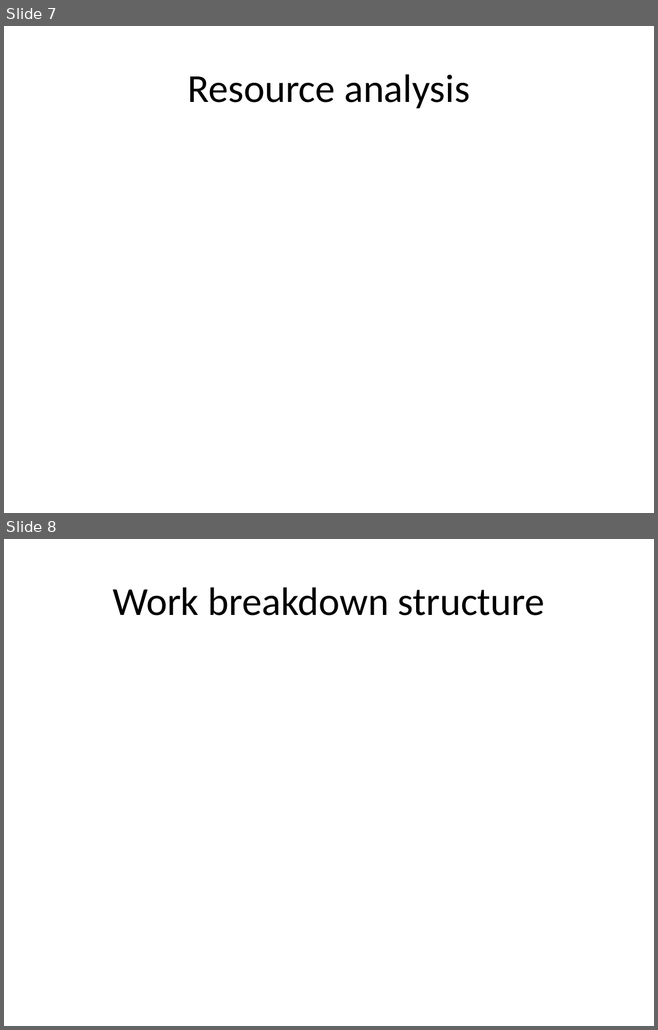
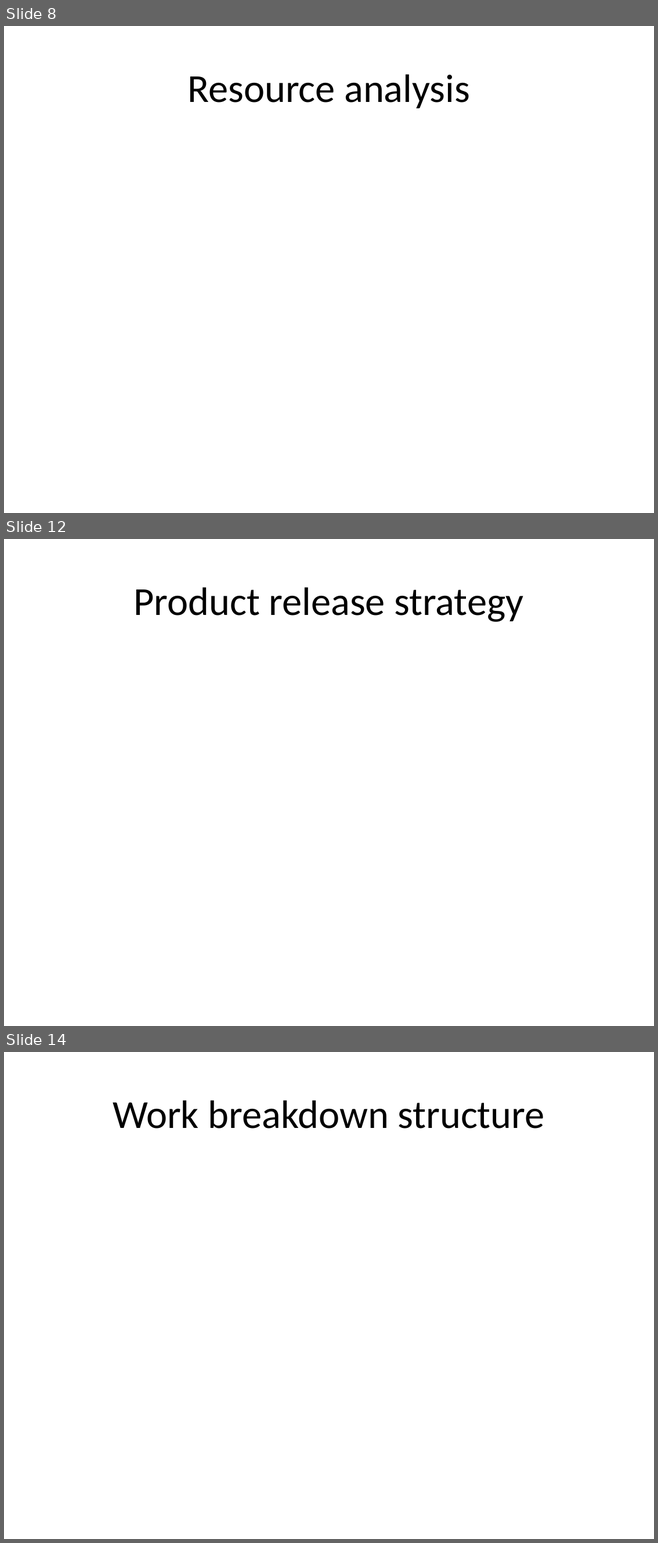
Before and after one commit to runningproject/documents, a slide deck: projectplan.pptx. Shown one above the other, each under a label of ours: slides 7 and 8 before the commit, slides 8, 12 and 14 after it; the slides between them are not shown. The pictures are 658x1030 and 658x1543 pixels, drawn with LibreOffice and Linux fonts; fonts in the diff are those of the drawing. Boxes give left, top, right and bottom in pixels: in the first picture for what was removed or moved away, otherwise in the second. Text is boxed around its words. In the diff, an @@ line names an element or a change of style, - is before the commit and + after.

```diff
--- a/projectplan.pptx
+++ b/projectplan.pptx
@@ slide 12 added at <box>4,539,654,1026</box>, background #FFFFFF @@
@@ title added at <box>134,587,523,622</box>, 44 pt, text #000000 @@
+Product release strategy
@@ what was slide 7 is now slide 8 @@
@@ what was slide 8 is now slide 14 @@
```
Also in this commit, not shown: 2 slides changed, 6 other slides added, 1 slide removed.
